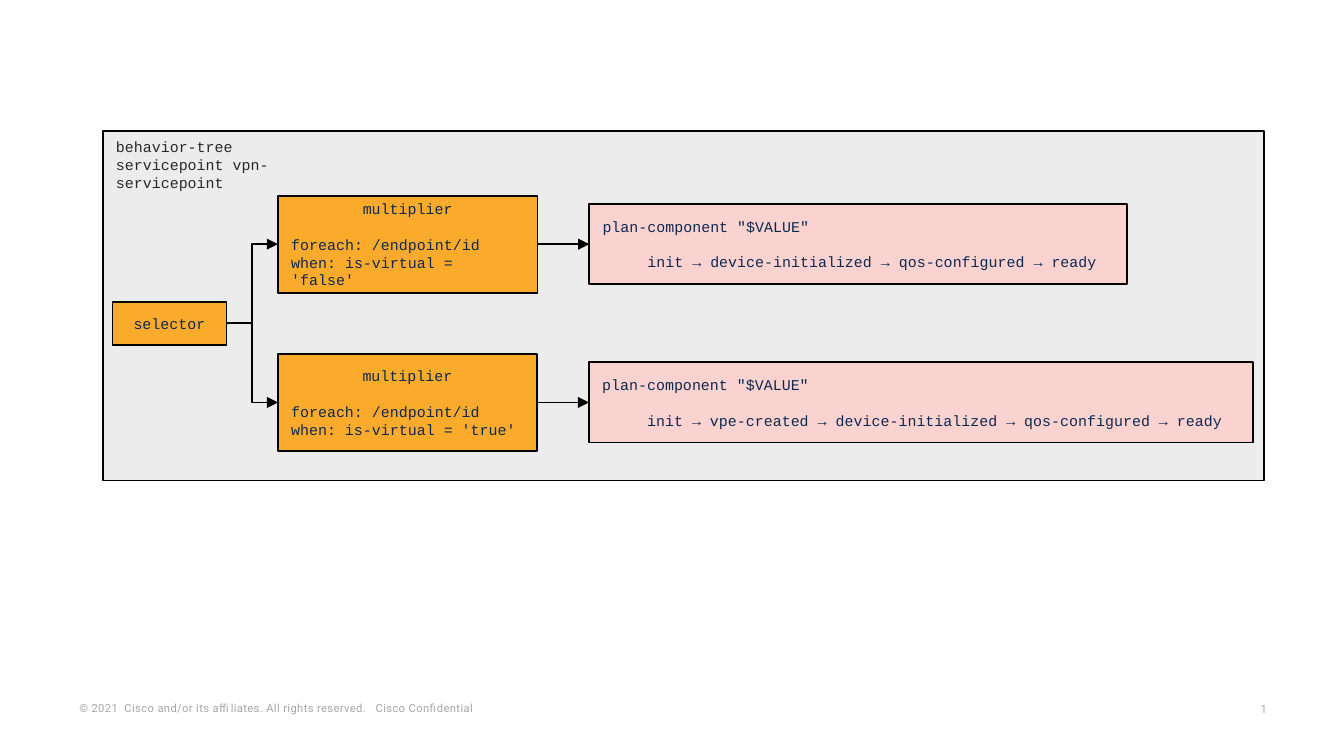
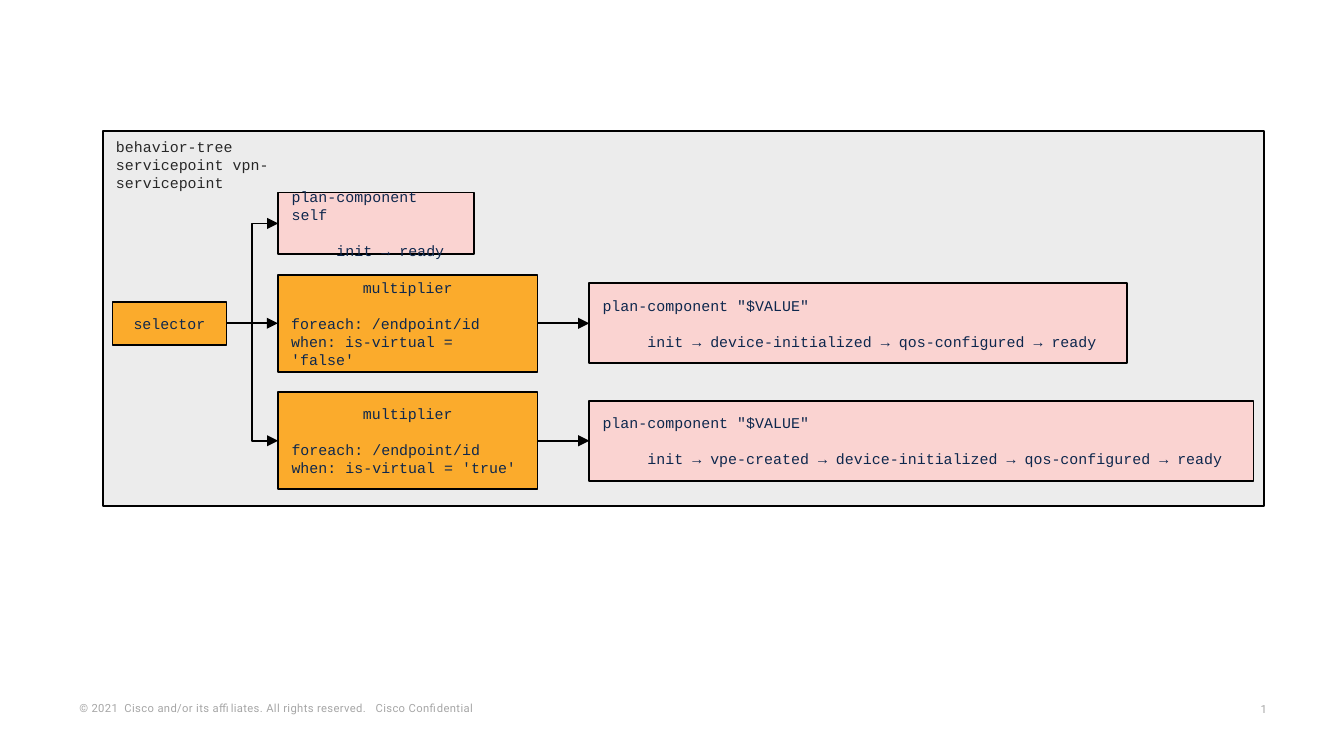
Before and after one commit to NSO-developer/nso-gitbook, a slide deck: slide 1 of images/behave-multiplier.pptx. Drawn at 1344x756 pixels with LibreOffice and Linux fonts; fonts in the diff are those of the drawing. Boxes give left, top, right and bottom in pixels: in the first picture for what was removed or moved away, otherwise in the second. Text is boxed around its words. In the diff, an @@ line names an element or a change of style, - is before the commit and + after.

```diff
--- a/images/behave-multiplier.pptx
+++ b/images/behave-multiplier.pptx
@@ rectangle: place and size @@
-rectangle at (102, 130, 1263, 480)
+rectangle at (102, 130, 1263, 505)
@@ rectangle added at (278, 192, 474, 254), fill #FAD3D1, outline #000000 1 pt, 8 pt, text #0D274D @@
+plan-component self
+init → ready
@@ elbow arrow moved from (227, 324) - (278, 245) to (227, 324) - (278, 223) @@
@@ elbow arrow moved from (227, 324) - (278, 402) to (227, 324) - (278, 441) @@
@@ arrow added from (227, 324) to (278, 324), #000000 1 pt @@
@@ 2 rectangles, 1 arrow: place and size @@
-2 rectangles, 1 arrow at (278, 196, 1126, 293)
+2 rectangles, 1 arrow at (278, 276, 1126, 372)
@@ 2 rectangles, 1 arrow: place and size @@
-2 rectangles, 1 arrow at (278, 353, 1253, 450)
+2 rectangles, 1 arrow at (278, 392, 1253, 489)
```
Also in this commit, not shown: 9 other files.
